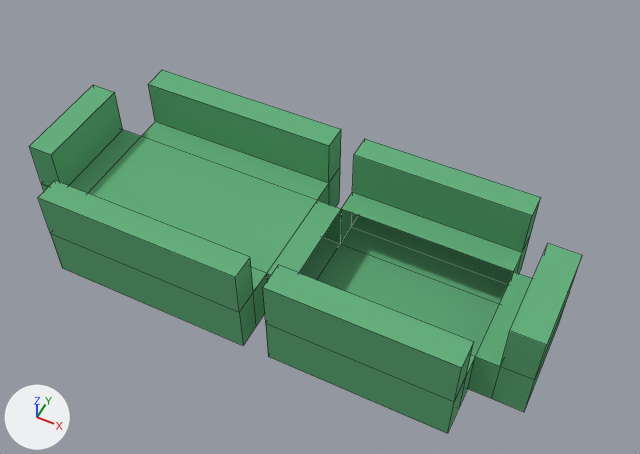
The Blender file trunk/engine/assets-org/models/table_1/table_1.blend as it was, and as the next commit left it.
The view is the same before and after, from a camera (50 mm lens) standing at (10.7, -19.1, 24.9) and looking at (0.5, 1.4, -0.7). Lighting does not change. The marker at lower left points along +X, +Y and +Z. Mesh edges are drawn as thin lines.

Names of what the first picture shows: 'table_1'.
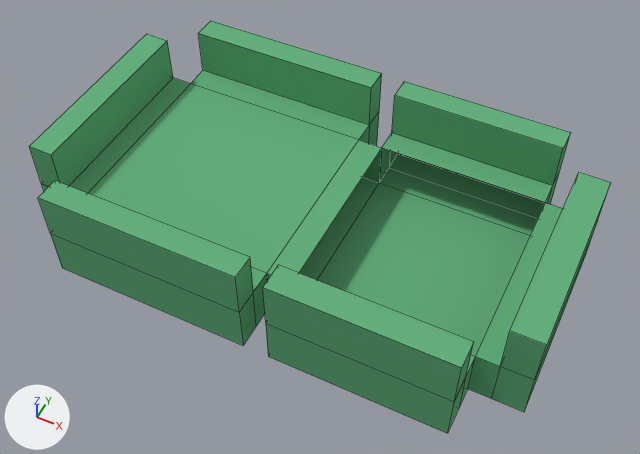
The newer file is also turned or shifted as a whole; pictures and numbers use the older file's frame.

Where the change shows, as pixel boxes [x1, y1, x2, y2] in the pictures (640 x 454 px; the box of a moved part takes in the faces that stretch with it):
'table_1', reshaped (13% taller): before [29, 70, 582, 434]; after [29, 21, 611, 434]
part 1 of me_table_1, moved or reshaped: before [90, 70, 582, 319]; after [90, 21, 611, 319]

The change, as a list of edits to the scene's bpy script:
```text
Change me_table_1:
    where me_table_1.from_pydata(...)  # 104 vertices, 101 faces; spans x -2.92..7.0, y -1.96..2.02, z -1.0..1.0
    used by ob_table_1; location = (-4.15, 0.0, 0.0); scale = (2.02, 2.02, 2.02)
    me_table_1 part 1: all 48 vertices in x -2.92..7.0, y 1.0..2.02, z -1.0..1.0 are moved by (0.0, 1.89, 0.0)
```
